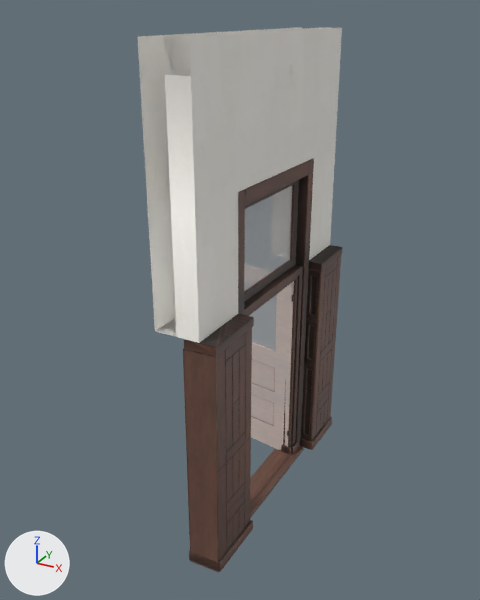
Before and after pictures for a commit that changed the FBX model content/models/mgtu/door_frame.fbx.
Rendered twice from a 50 mm camera at (2.15, -4.4, 3.96) aimed at (-0.24, -0.05, 1.79). The lights are fixed; the arrows at lower left show +X, +Y and +Z. The picture after the commit comes second. Where no turn or scale is listed for an object, it has been applied to the vertices. Vertices at exactly the same position are counted once.

Script lines for the objects in view, before the commit:
```python
me_mesh_0175_rip_glass_0_001 = bpy.data.meshes.new('Mesh_0175.rip_glass_0.001')
me_mesh_0175_rip_glass_0_001.from_pydata(...)  # 1872 vertices, 2980 faces; spans x -0.8..0.25, y -1.21..1.03, z -1.1..2.7
# faces by material slot: [4, 396, 2451, 97, 32]
me_mesh_0175_rip_glass_0_001.materials.append(mat_glass)
me_mesh_0175_rip_glass_0_001.materials.append(mat_door)
me_mesh_0175_rip_glass_0_001.materials.append(mat_corneroverlay)
me_mesh_0175_rip_glass_0_001.materials.append(mat_wood)
me_mesh_0175_rip_glass_0_001.materials.append(mat_plasterwallclean)  # picture img_mi_plasterwallclean_basecolor_png
# before: 1817 (-0.06, 1.03, 2.7) at pixel (321, 27), 1818 (0.12, 1.03, 2.7) at pixel (341, 27), 1819 (-0.07, -1.21, 2.51) at pixel (164, 74), 1820 (0.1, -1.21, 2.51) at pixel (191, 76), 1825 (-0.23, 1.03, 2.7) at pixel (302, 27)
# before: 1826 (-0.06, 1.03, 2.7) at pixel (321, 27), 1827 (-0.07, -1.21, 2.7) at pixel (163, 37), 1828 (0.1, -1.21, 2.7) at pixel (189, 37), 1829 (-0.25, -1.21, 2.7) at pixel (137, 36), 1830 (-0.07, -1.21, 2.7) at pixel (163, 37)
ob_mesh_0175_rip_glass_0_001 = bpy.data.objects.new('Mesh_0175.rip_glass_0.001', me_mesh_0175_rip_glass_0_001)
ob_mesh_0175_rip_glass_0_001.location = (-0.041, 0.058, 1.114)
```
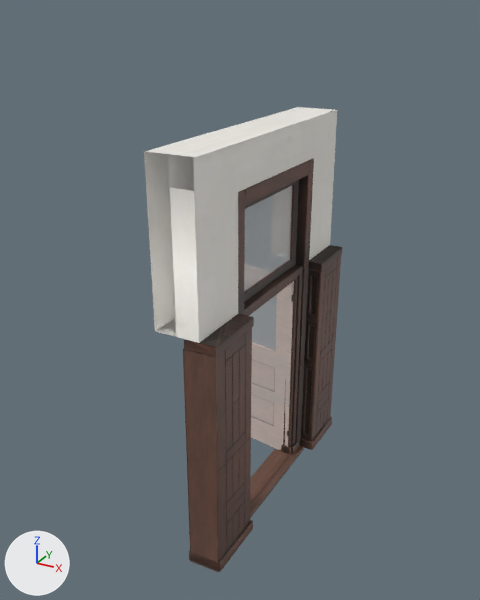
The edits, one by one:
me_mesh_0175_rip_glass_0_001 is used by ob_mesh_0175_rip_glass_0_001; location (-0.041, 0.058, 1.114).
Verts and faces of me_mesh_0175_rip_glass_0_001; kept vertices keep their numbers, new ones are numbered from 1872.
me_mesh_0175_rip_glass_0_001 had 1872 vertices, 2980 faces and spanned x -0.8..0.25, y -1.21..1.03, z -1.1..2.7.
me_mesh_0175_rip_glass_0_001 now has 1876 vertices, 2981 faces and spans x -0.8..0.25, y -1.21..1.03, z -1.1..2.06.
Part 1, on me_mesh_0175_rip_glass_0_001:
Vertices 1817, 1818, 1825 to 1830 move by (0.0, 0.0, -0.64).
Vertex 1819 moves to (-0.07, -1.21, 1.86), pixel (169, 187).
Vertex 1820 moves to (0.1, -1.21, 1.86), pixel (194, 191).
New vertex 1872 is at (-0.25, -1.2, 2.06), pixel (144, 151).
New vertex 1873 is at (0.11, -1.2, 2.06), pixel (195, 157).
New vertex 1874 is at (-0.25, 1.03, 2.06), pixel (297, 107).
New vertex 1875 is at (0.11, 1.03, 2.06), pixel (336, 109).
New faces: (1872, 1873, 1875, 1874) (mat_plasterwallclean (picture img_mi_plasterwallclean_basecolor_png)).

Pixel boxes (x1, y1, x2, y2) of what changed, in the pictures (480 x 600 px):
'Mesh_0175.rip_glass_0.001', reshaped (15% shorter)
    before: (137, 27, 343, 573)
    after: (144, 107, 343, 573)
part 1 of me_mesh_0175_rip_glass_0_001, cut back
    before: (137, 27, 342, 343)
    after: (144, 107, 337, 343)
